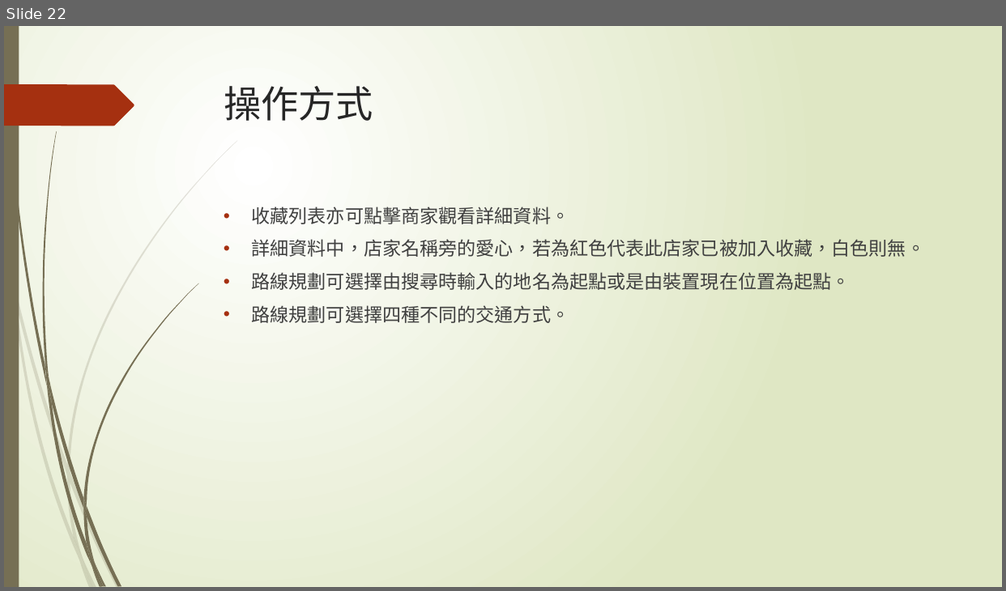
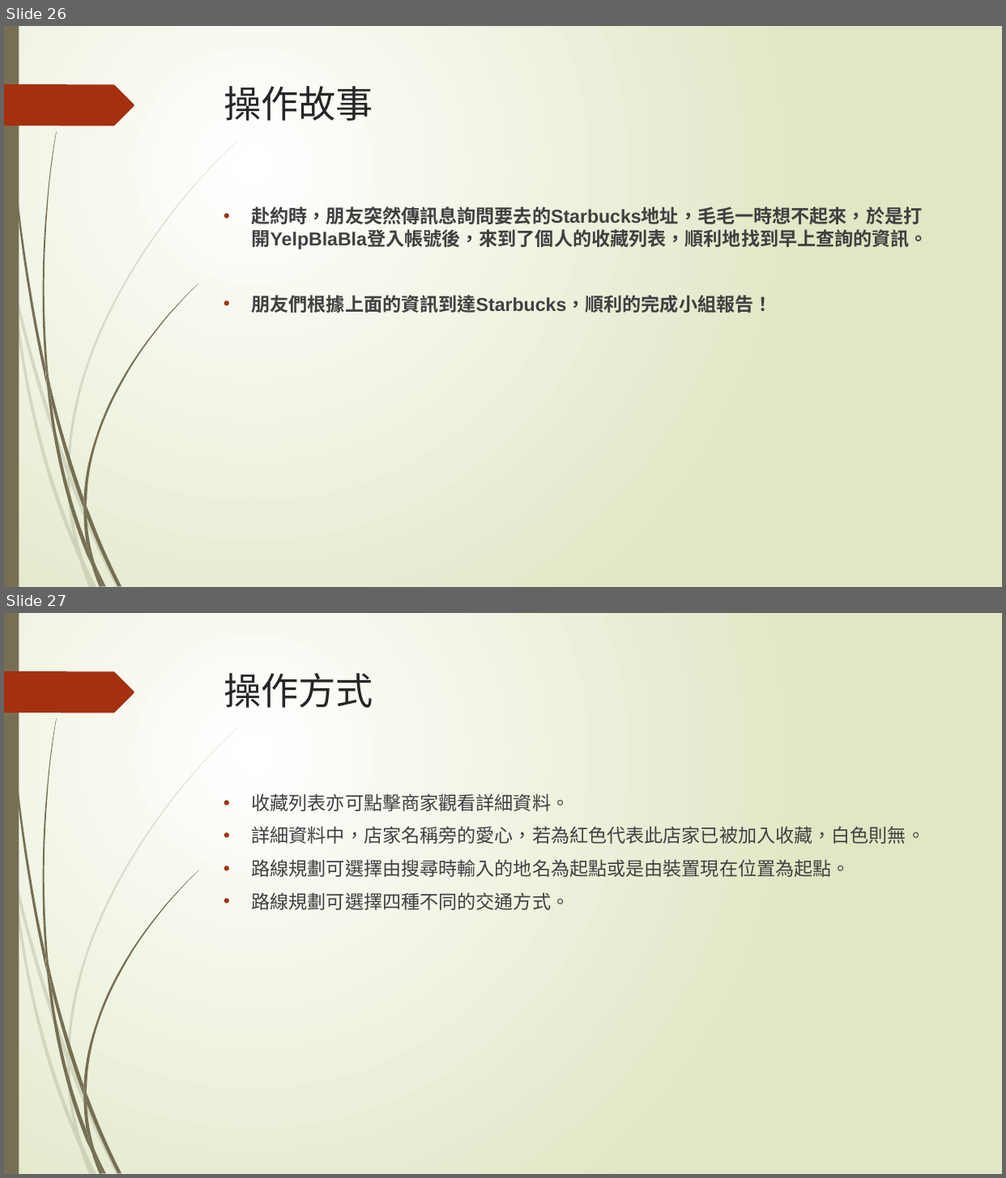
Before and after one commit to penut85420/WBSE_Project, a slide deck: 其他/YelpBlaBla.pptx. Shown one above the other, each under a label of ours: slide 22 before the commit, slides 26 and 27 after it. The pictures are 1006x591 and 1006x1178 pixels, drawn with LibreOffice and Linux fonts; fonts in the diff are those of the drawing. Boxes give left, top, right and bottom in pixels: in the first picture for what was removed or moved away, otherwise in the second. Text is boxed around its words. In the diff, an @@ line names an element or a change of style, - is before the commit and + after.

Commit message:
加上操作故事

```diff
--- a/其他/YelpBlaBla.pptx
+++ b/其他/YelpBlaBla.pptx
@@ slide 26 added at [4, 26, 1002, 587], background gradient #FFFFFF to #DFE8C4; not listed: 24 template elements that a slide beside it also shows @@
@@ title added at [224, 86, 373, 121], 36 pt, text #262626 @@
+操作故事
@@ text added at [252, 204, 928, 313], 18 pt, text #404040, bold @@
+• 赴約時，朋友突然傳訊息詢問要去的Starbucks地址，毛毛一時想不起來，於是打開YelpBlaBla登入帳號後，來到了個人的收藏列表，順利地找到早上查詢的資訊。
+• 朋友們根據上面的資訊到達Starbucks，順利的完成小組報告！
@@ what was slide 22 is now slide 27 @@
```
Also in this commit, not shown: 5 other slides added.
